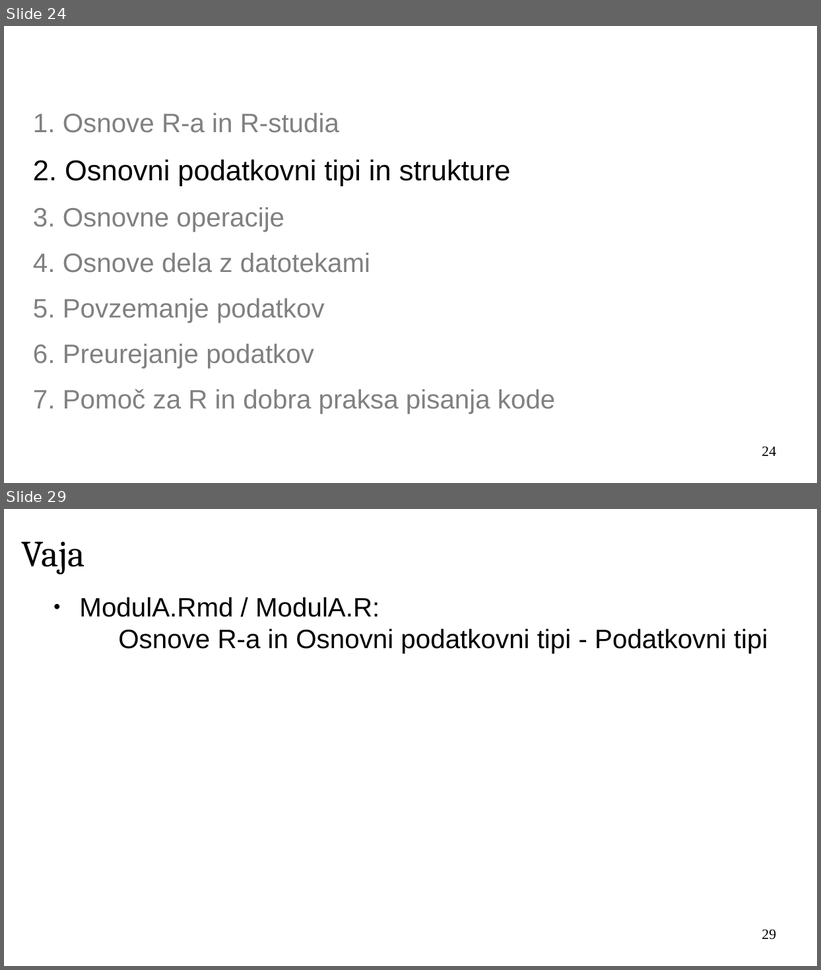
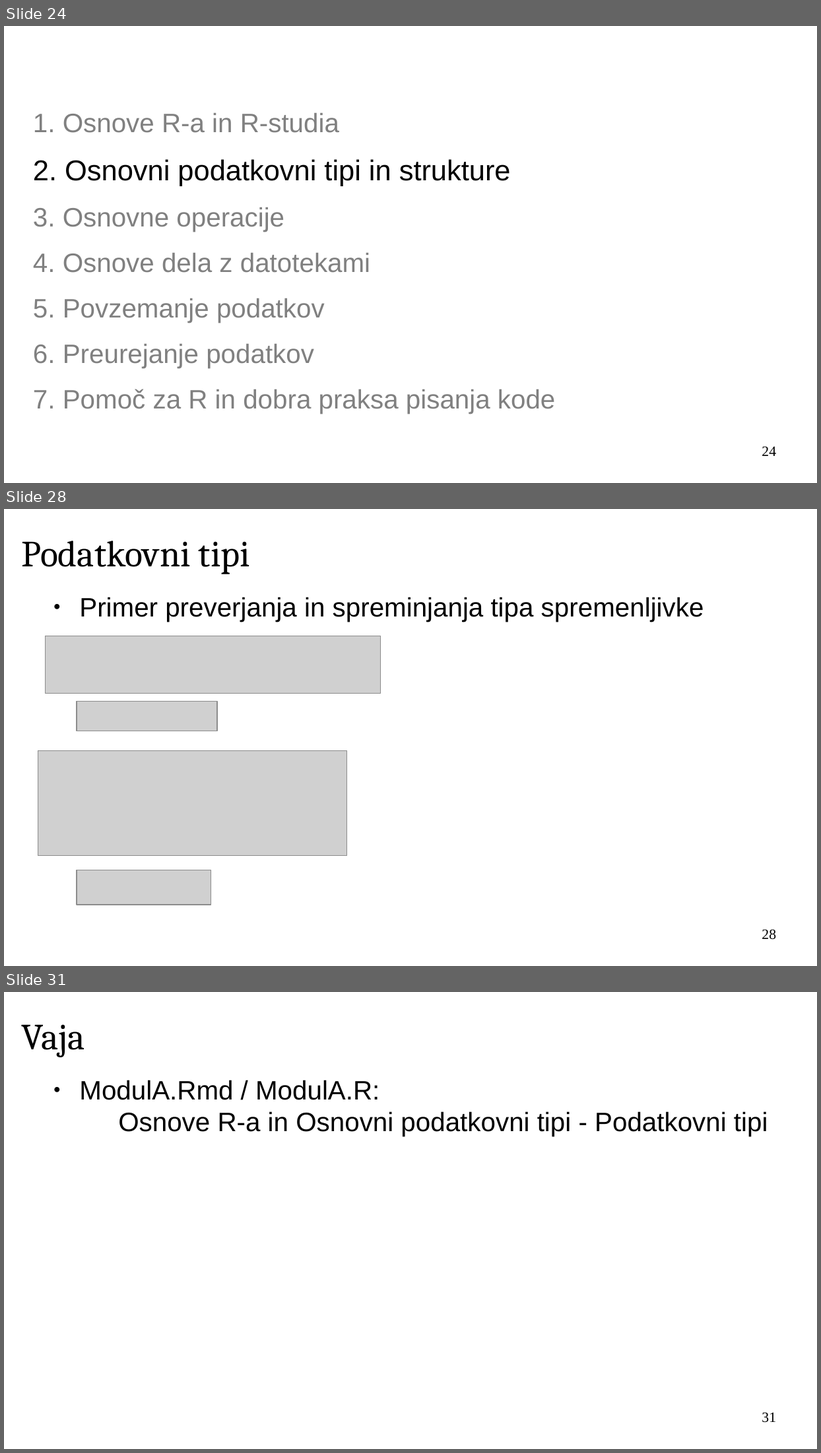
Before and after one commit to janaobsteter/R_tecaj, a slide deck: ModulA/IT_Rtecaj_ModulA.odp. Shown one above the other, each under a label of ours: slides 24 and 29 before the commit, slides 24, 28 and 31 after it; the slides between them are not shown. The pictures are 821x970 and 821x1453 pixels, drawn with LibreOffice and Linux fonts; fonts in the diff are those of the drawing; grey boxes stand for pictures; background and template pictures are left out. Boxes give left, top, right and bottom in pixels: in the first picture for what was removed or moved away, otherwise in the second. Text is boxed around its words. In the diff, an @@ line names an element or a change of style, - is before the commit and + after.

```diff
--- a/ModulA/IT_Rtecaj_ModulA.odp
+++ b/ModulA/IT_Rtecaj_ModulA.odp
@@ slide 28 added at box(4, 509, 817, 966), background #FFFFFF @@
@@ title added at box(21, 541, 250, 574), 36 pt, text #000000 @@
+Podatkovni tipi
@@ text added at box(79, 597, 704, 622), 26 pt, text #000000 @@
+● Primer preverjanja in spreminjanja tipa spremenljivke
@@ picture added at box(46, 636, 380, 693) @@
@@ picture added at box(77, 702, 217, 732) @@
@@ picture added at box(38, 751, 347, 857) @@
@@ picture added at box(77, 871, 211, 905) @@
@@ page number added at box(762, 929, 776, 940), 14 pt, text #000000 @@
+28
@@ what was slide 29 is now slide 31 @@
@@ page number at box(762, 1412, 776, 1423): text changed @@
-29
+31
```
Also in this commit, not shown: 7 slides changed, 1 other slide added, 2 other files.
